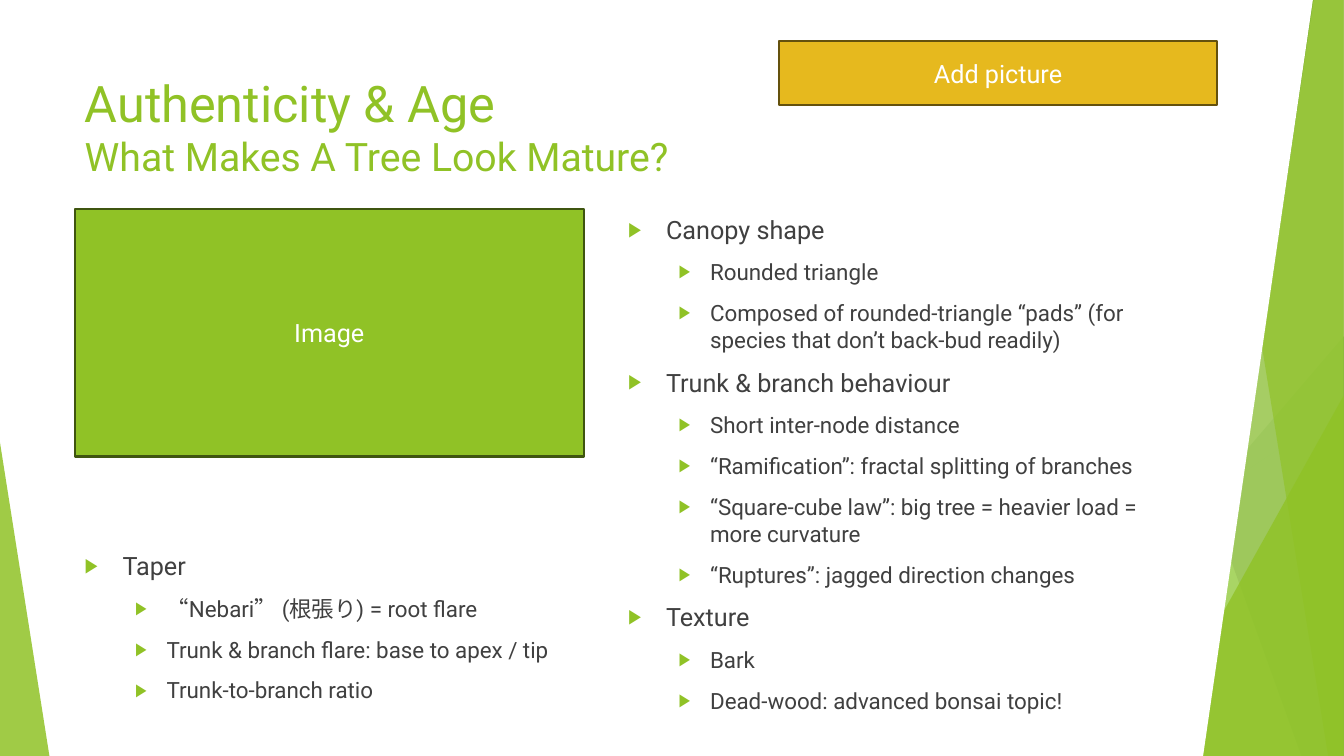
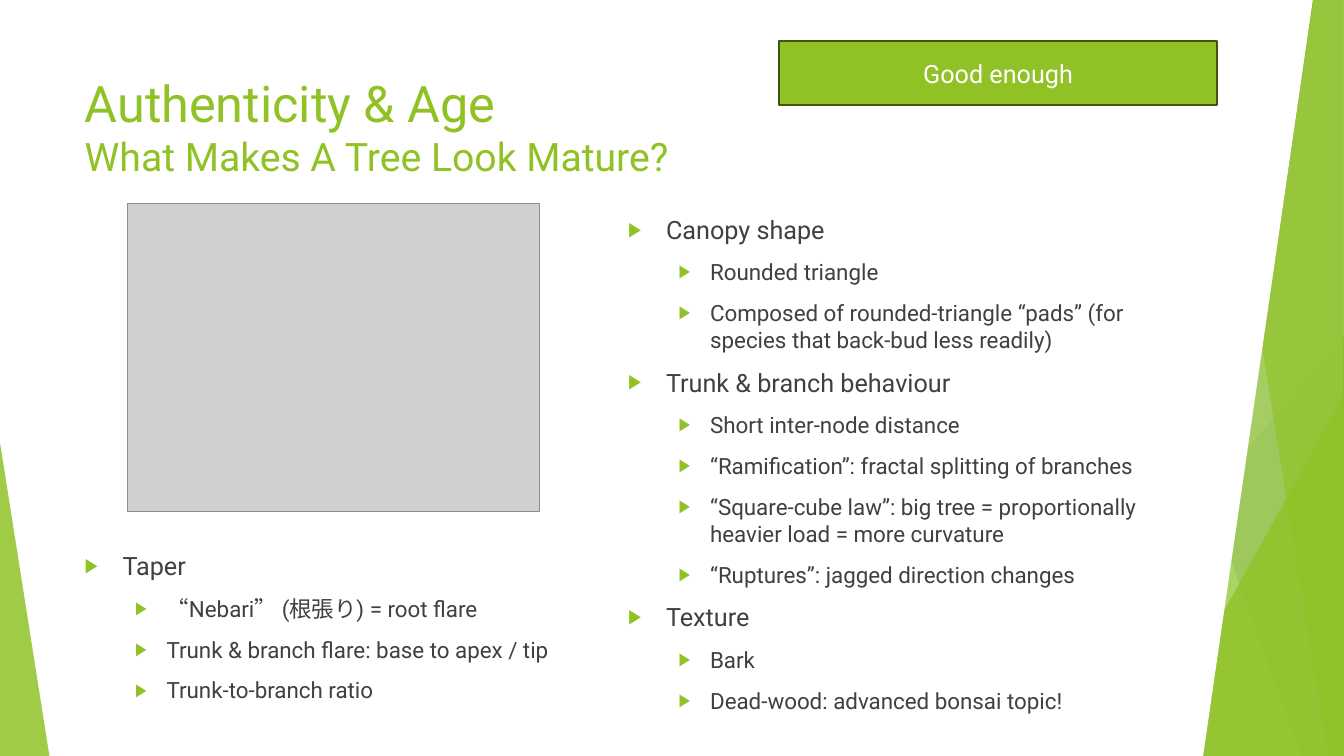
Before and after one commit to AlexLabram/Bonsai, a slide deck: slide 10 of WGCourse/Bonsai On A Budget (running).pptx. Drawn at 1344x756 pixels with LibreOffice and Linux fonts; fonts in the diff are those of the drawing; grey boxes stand for pictures. Boxes give left, top, right and bottom in pixels: in the first picture for what was removed or moved away, otherwise in the second. Text is boxed around its words. In the diff, an @@ line names an element or a change of style, - is before the commit and + after.

Commit message:
Added images for Authenticity, Drama, Styles

```diff
--- a/WGCourse/Bonsai On A Budget (running).pptx
+++ b/WGCourse/Bonsai On A Budget (running).pptx
@@ rectangle "Good enough" at box(779, 41, 1217, 106): fill #E6B91E to #90C226; outline #65510D 1.5 pt to #3F5511 1.5 pt @@
@@ text in rectangle at box(923, 64, 1073, 89): text changed @@
-Add picture
+Good enough
@@ rectangle removed at box(75, 209, 584, 457) @@
-Image
@@ picture added at box(128, 203, 540, 511) @@
@@ text at box(710, 303, 1124, 353): text changed @@
-  ▶ Composed of rounded-triangle “pads” (for species that don’t back-bud readily)
+  ▶ Composed of rounded-triangle “pads” (for species that back-bud less readily)
@@ text at box(710, 498, 1136, 542): text changed @@
-  ▶ “Square-cube law”: big tree = heavier load = more curvature
+  ▶ “Square-cube law”: big tree = proportionally heavier load = more curvature
```
Also in this commit, not shown: 5 other slides changed.
